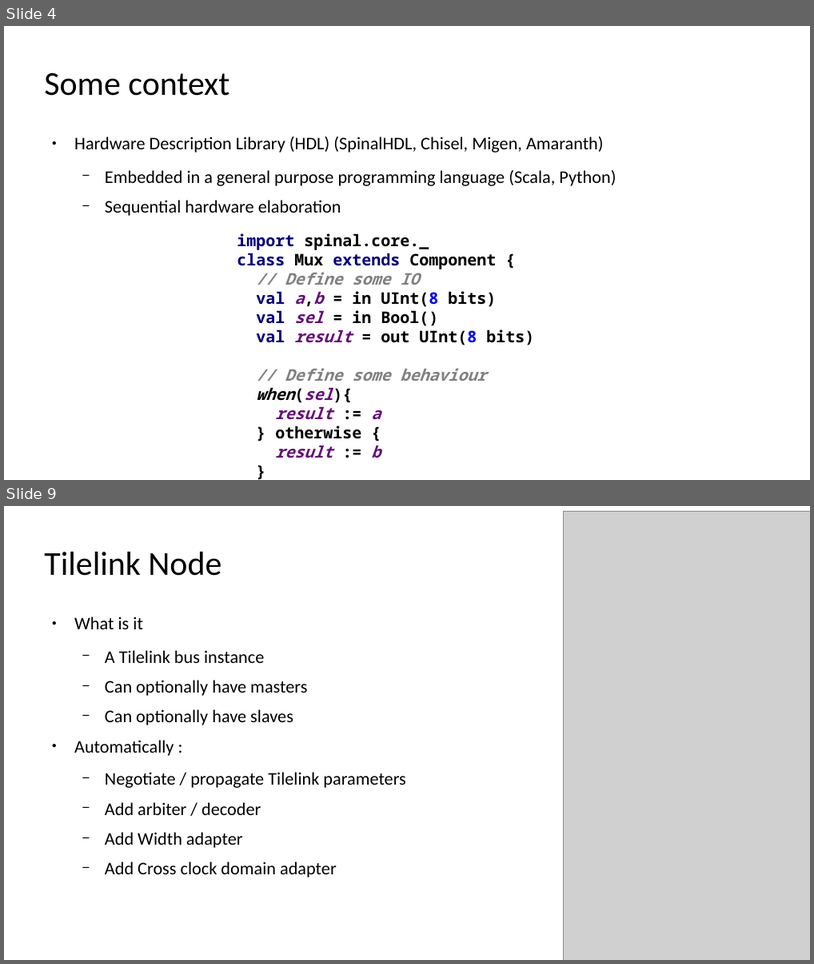
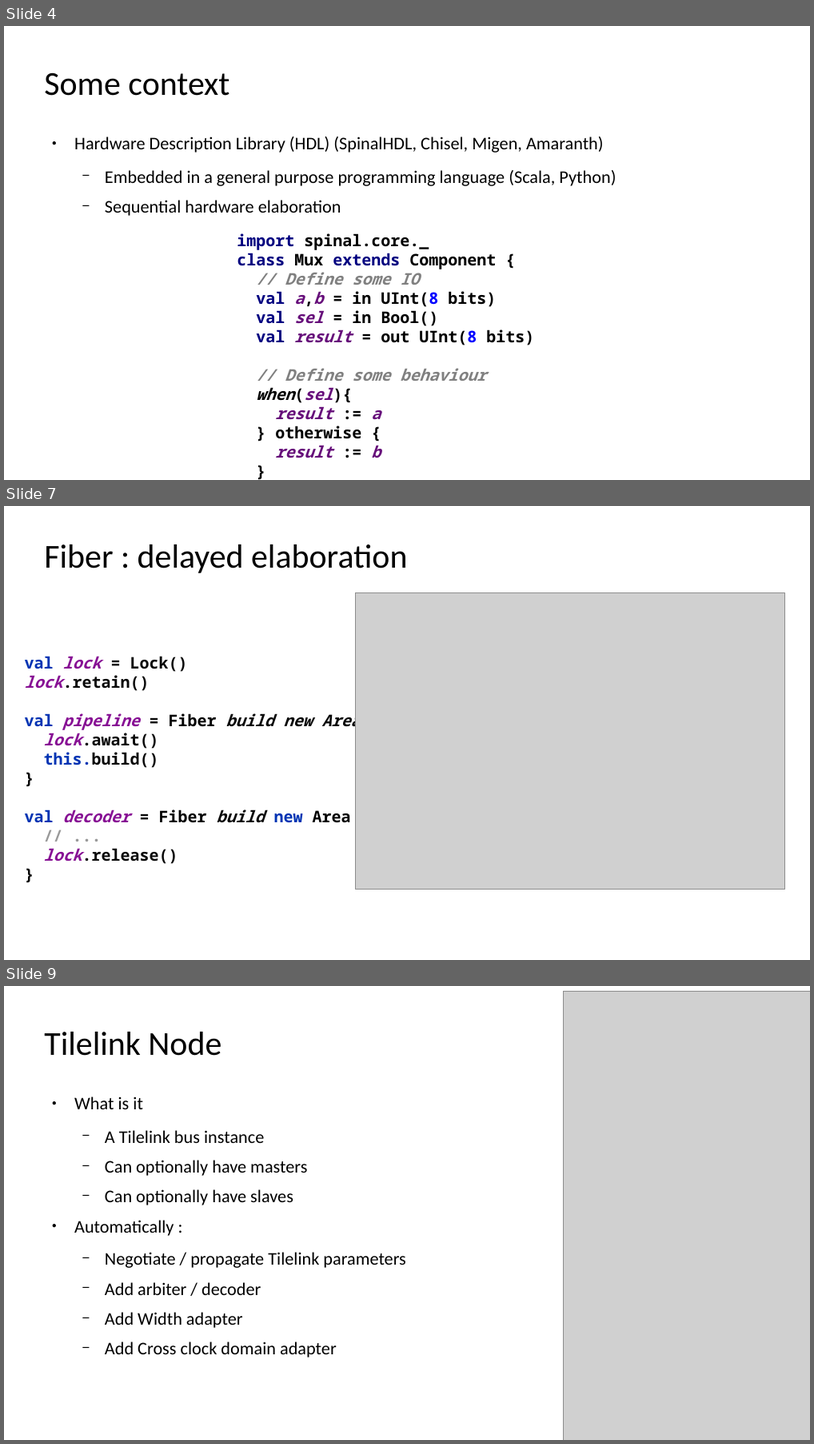
Before and after one commit to SpinalHDL/SpinalDoc, a slide deck: presentation/en/orconf_150923/orconf_150923.odp. Shown one above the other, each under a label of ours: slides 4 and 9 before the commit, slides 4, 7 and 9 after it; the slides between them are not shown. The pictures are 814x964 and 814x1444 pixels, drawn with LibreOffice and Linux fonts; fonts in the diff are those of the drawing; grey boxes stand for pictures. Boxes give left, top, right and bottom in pixels: in the first picture for what was removed or moved away, otherwise in the second. Text is boxed around its words. In the diff, an @@ line names an element or a change of style, - is before the commit and + after.

```diff
--- a/presentation/en/orconf_150923/orconf_150923.odp
+++ b/presentation/en/orconf_150923/orconf_150923.odp
@@ slide 7 added at (4,506,810,960), background #FFFFFF @@
@@ title added at (44,544,407,573), 37.7 pt, text #000000 @@
+Fiber : delayed elaboration
@@ picture added at (356,593,786,888) @@
@@ text added at (25,656,361,864), 18 pt, text #080808, bold @@
+val lock = Lock()
+lock.retain()
+val pipeline = Fiber build new Area{
+lock.await()
+this.build()
+}
+val decoder = Fiber build new Area {
+// ...
+lock.release()
+}
```
Also in this commit, not shown: 6 slides changed, 1 other slide added, 2 slides removed, 2 other files.
